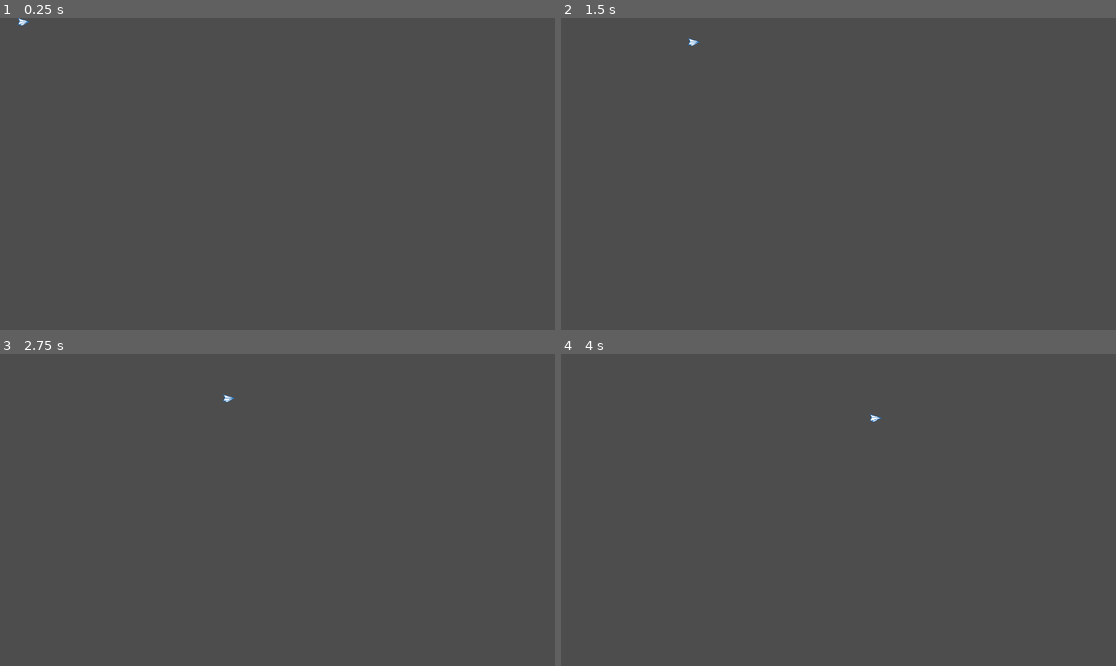
Above: before the commit, frames 1-4 (two rows, left to right).
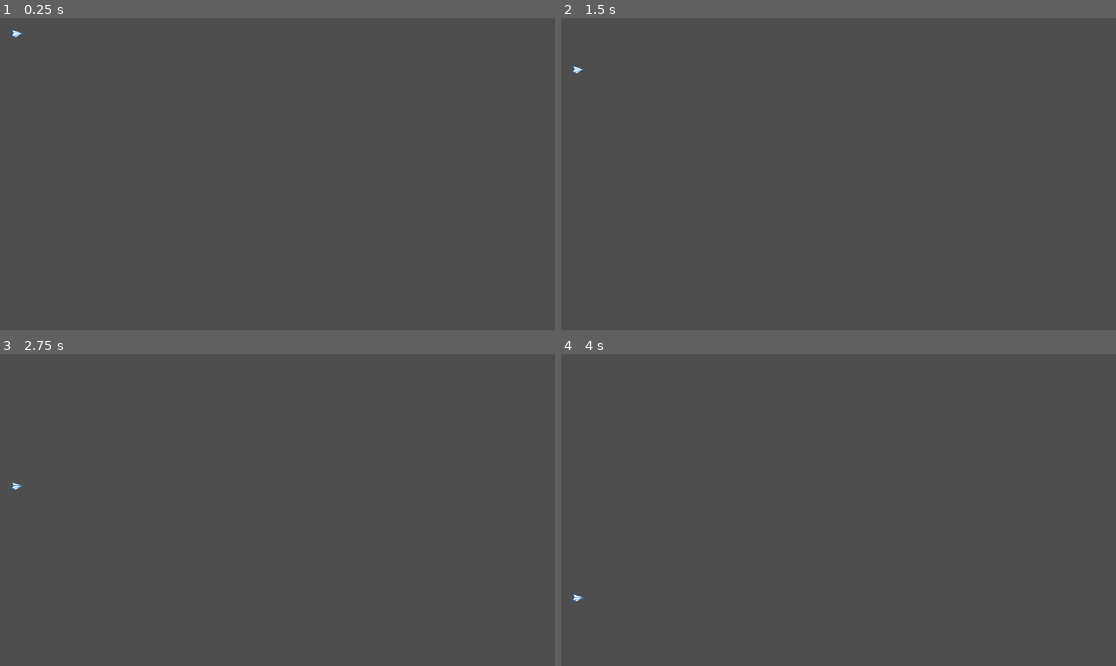
Above: after the commit, the same moments.

Repository: magnusculley/papergame
Game: Godot game, scene res://main.tscn
Two runs of this game, one before a commit and one after it. Both use one fixed random seed, a clock stepped at 60 frames per second and the inputs below. The engine's default icon, where the game draws it, is replaced by a stand-in: a white triangle on a blue panel in a dark square.
Inputs:
- Up to frame 1 (0.25 s): no input
- Up to frame 2 (1.5 s): tap Enter (ui_accept) at 0.5, 0.77 s; hold Right (ui_right) from 0.53 s (still down)
- Up to frame 3 (2.75 s): tap Enter (ui_accept) at 1.52 s; release Right (ui_right) at 2.03 s; hold Left (ui_left) from 2.03 s (still down)
- Up to frame 4 (4 s): release Left (ui_left) at 2.78 s; hold Right (ui_right) from 2.78 s (still down); tap Enter (ui_accept) at 3.02, 3.5, 3.77 s

The runs differ from the first frame. In frame 1, less than 0.1% of the frame differs, in the area x 2-6%, y 0-7%; in frame 2, less than 0.1%; in frame 3, less than 0.1%; in frame 4, less than 0.1%, in the area x 2-58%, y 19-80%.

Commit message:
physics maybe working

Diff:
--- a/main/main.tscn
+++ b/main/main.tscn
@@ -9,6 +9,7 @@
 [node name="Node2D" type="Node2D"]
 
 [node name="Plane" parent="." instance=ExtResource("1_0xm2m")]
+position = Vector2(41, 31)
 
 [node name="Label" type="Label" parent="."]
 visible = false
--- a/main/plane/plane.gd
+++ b/main/plane/plane.gd
@@ -1,26 +1,30 @@
 extends CharacterBody2D
-var speed = 2
-var direction=Vector2(100,0)
-const ANGLE =.01
-const GRAVITY = Vector2(0,2000)
-const DRAG=.002
-const LIFT=0
 
-func _process(delta):
+@export var thrust_force: float = 200.0
+@export var gravity: float = 80.0
+@export var lift_multiplier: float = 10.5
+@export var drag_coefficient: float = 0.002
+@export var turn_speed: float = 3
+@export var direction: Vector2 = Vector2(1,0)
+
+func _physics_process(delta: float) -> void:
 	#ROTATION
 	if Input.is_action_pressed("down"):
-		direction=direction.rotated(ANGLE)
-		rotate(ANGLE)
+		direction=direction.rotated(turn_speed*delta)
+		rotate(turn_speed*delta)
 	if Input.is_action_pressed("up"):
-		direction=direction.rotated(-ANGLE)
-		rotate(-ANGLE)
-	#APPLYING DRAG TO SPEED
-	var drag_force=DRAG*(pow(speed,2)/2)
-	speed =speed-drag_force
-	#PRE VELOCITY
-	velocity=direction*speed
+		direction=direction.rotated(-turn_speed*delta)
+		rotate(-turn_speed*delta)
+	#THRUST
+	if Input.is_action_pressed("thrust"):
+		velocity += direction * thrust_force*delta
+	#LIFT NEEDS TWEAKING
+	velocity+=direction.rotated(-1.5708)*lift_multiplier*delta
 	#GRAVITY
-	print(delta)
-	velocity+=GRAVITY*delta
-	print(velocity)
+	print(velocity.y)
+	if velocity.y<=200:
+		velocity.y += gravity * delta
+	#DRAG
+	velocity.x -= sign(velocity.x)*drag_coefficient*(pow(velocity.x,2)/2)*delta
+	velocity.y -= sign(velocity.y)*drag_coefficient*(pow(velocity.y,2)/2)*delta
 	move_and_slide()
--- a/main/plane/plane.tscn
+++ b/main/plane/plane.tscn
@@ -18,8 +18,10 @@
 script = ExtResource("1_dpar4")
 
 [node name="AnimatedSprite2D" type="AnimatedSprite2D" parent="."]
+position = Vector2(-5, -1)
 sprite_frames = SubResource("SpriteFrames_lse0n")
 
 [node name="CollisionPolygon2D" type="CollisionPolygon2D" parent="."]
+position = Vector2(-5, -1)
 build_mode = 1
 polygon = PackedVector2Array(-12, -8, 12, 0, 12, 1, -2, 8, -7, 8, -7, 6, -12, 6, -9, 0)
--- a/main/project.godot
+++ b/main/project.godot
@@ -29,6 +29,11 @@
 , Object(InputEventKey,"resource_local_to_scene":false,"resource_name":"","device":-1,"window_id":0,"alt_pressed":false …(183 unchanged characters)…
 ]
 }
+thrust={
+"deadzone": 0.2,
+"events": [Object(InputEventKey,"resource_local_to_scene":false,"resource_name":"","device":-1,"window_id":0,"alt_pressed":false,"shift_pressed":false,"ctrl_pressed":false,"meta_pressed":false,"pressed":false,"keycode":0,"physical_keycode":32,"key_label":0,"unicode":32,"location":0,"echo":false,"script":null)
+]
+}
 
 [rendering]
 
